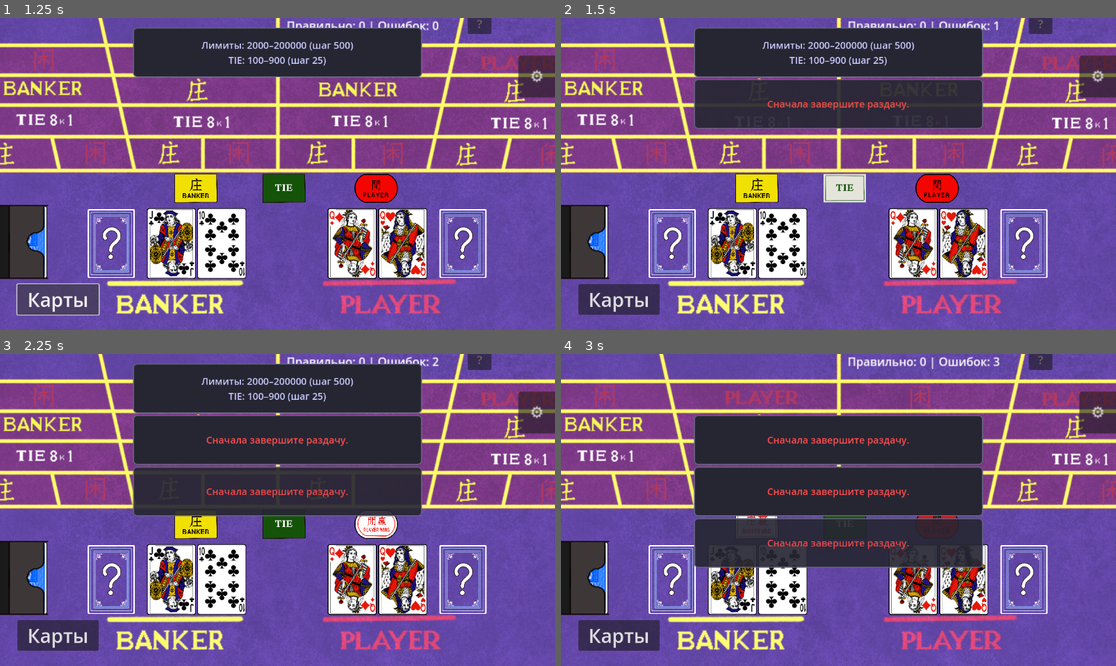
Above: before the commit, frames 1-4 (two rows, left to right).
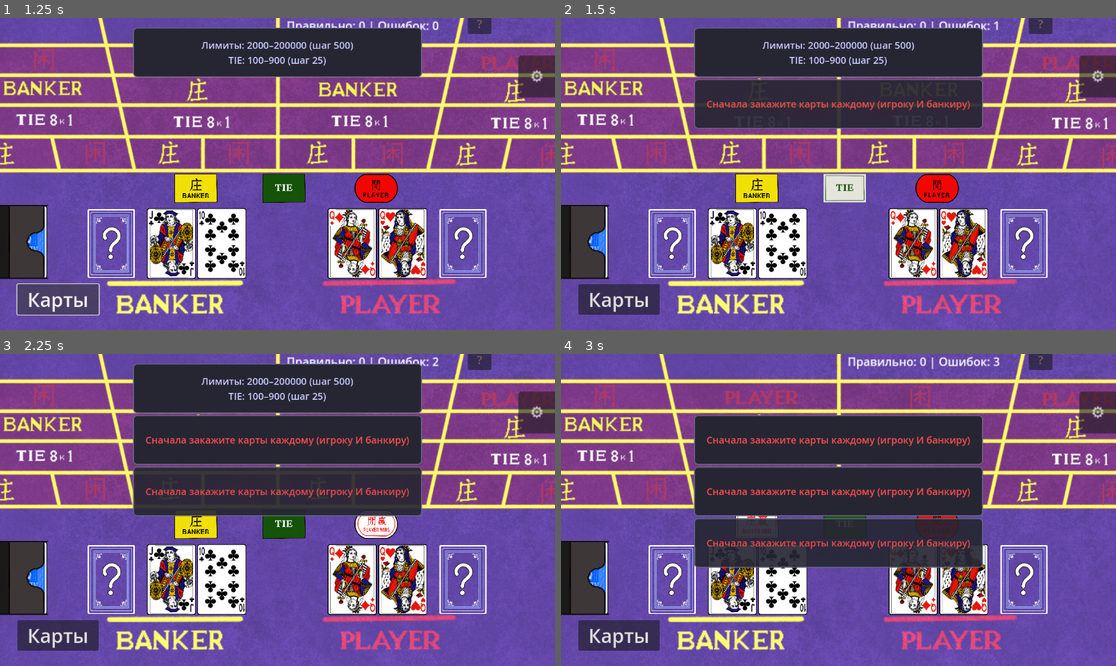
Above: after the commit, the same moments.

Repository: Slavacook/Baccara
Game: Godot game, scene res://scenes/Game.tscn
The game is run twice, just before and just after one commit, with the same random seed, the same clock (stepped at 60 frames per second) and the same inputs.
Inputs (mouse positions are in pixels of both pictures, inside the frame that each line leads up to):
- Up to frame 1 (1.25 s): click "Карты" at 0.5 s
- Up to frame 2 (1.5 s): click (844, 186) at 1.25 s
- Up to frame 3 (2.25 s): click (377, 522) at 2 s
- Up to frame 4 (3 s): click (755, 522) at 2.75 s

Frame 1 is identical in both runs. In frame 2, 0.6% of the frame differs, in the area x 26-74%, y 26-30%; in frame 3, 1.2%; in frame 4, 1.9%, in the area x 26-74%, y 26-63%.

Commit message:
Этап 6: Переключение на новую систему в _on_winner_selected
- УДАЛЕНА старая проверка phase_manager.can_choose_winner()
- ИСПОЛЬЗУЕТСЯ GameStateManager.is_action_valid()
- Динамические сообщения об ошибках
- Исправлен баг: теперь правильно определяет когда можно выбрать победителя
- Старая система ошибочно блокировала выбор в State 6

Diff:
--- a/scripts/GameController.gd
+++ b/scripts/GameController.gd
@@ -129,26 +129,15 @@
 	)
 
 func _on_winner_selected(chosen: String):
-	# ← НОВАЯ СИСТЕМА: Проверка через GameStateManager
-	var new_system_ok = GameStateManager.is_action_valid(GameStateManager.Action.SELECT_WINNER)
-	print("📊 [НОВАЯ СИСТЕМА] Можно выбрать победителя? %s (State: %s)" % [new_system_ok, GameStateManager.get_state_name(GameStateManager.current_state)])
-
-	# ← СТАРАЯ СИСТЕМА: Проверяем через phase_manager
-	if not phase_manager.can_choose_winner():
-		toast_manager.show_error(Localization.t("ERR_FINISH_DEAL"))
-		stats_manager.increment_error("winner_early")  # ← Ошибка: выбор победителя раньше времени
+	# ← НОВАЯ СИСТЕМА: Проверка через GameStateManager (заменяет phase_manager.can_choose_winner())
+	if not GameStateManager.is_action_valid(GameStateManager.Action.SELECT_WINNER):
+		var error_msg = GameStateManager.get_error_message(GameStateManager.Action.SELECT_WINNER)
+		toast_manager.show_error(error_msg)
+		stats_manager.increment_error("winner_early")
 		if is_survival_mode:
 			survival_ui.lose_life()
-
-		# Сравниваем с новой системой
-		if new_system_ok:
-			print("⚠️ [РАСХОЖДЕНИЕ] Старая система: ОШИБКА, Новая система: OK")
-
+		print("🚫 [НОВАЯ СИСТЕМА] %s" % error_msg)
 		return
-
-	# Сравниваем с новой системой
-	if not new_system_ok:
-		print("⚠️ [РАСХОЖДЕНИЕ] Старая система: OK, Новая система: ОШИБКА")
 
 	var actual = BaccaratRules.get_winner(phase_manager.player_hand, phase_manager.banker_hand)
 	var res = _format_result()
